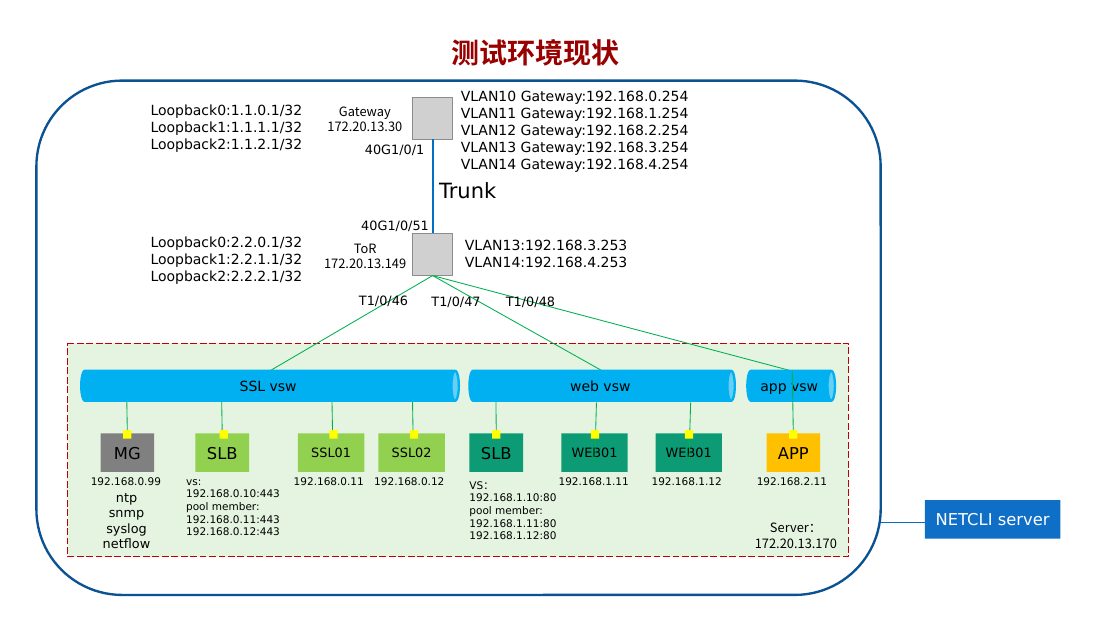
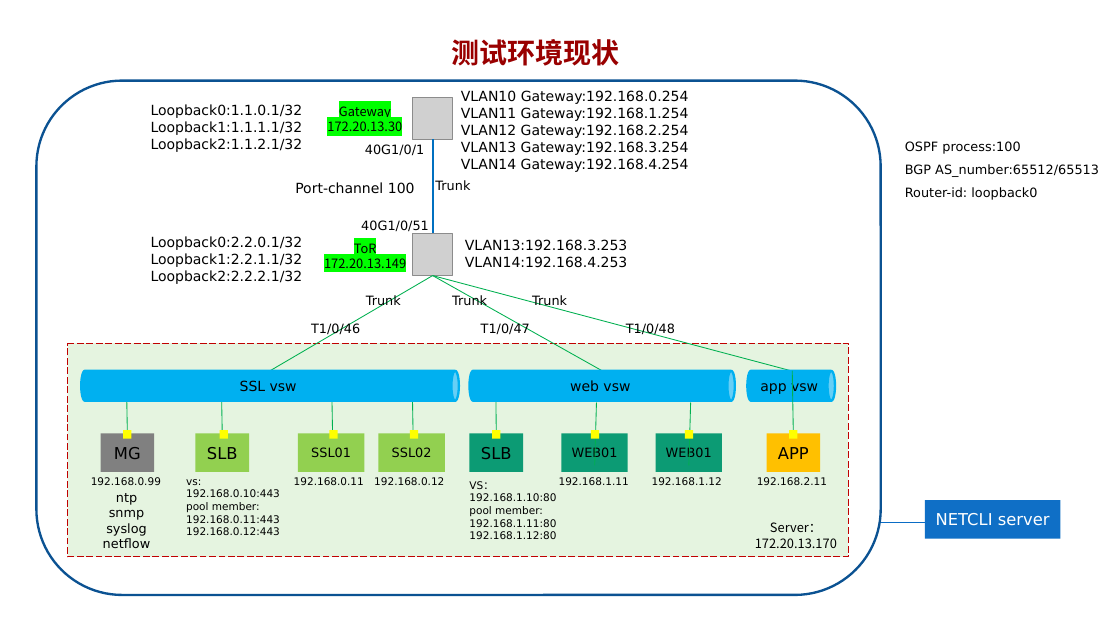
Before and after one commit to Matthewyin/NETCLI, a slide deck: slide 2 of testEnv/NETCLI.pptx. Drawn at 1120x630 pixels with LibreOffice and Linux fonts; fonts in the diff are those of the drawing; grey boxes stand for pictures. Boxes give left, top, right and bottom in pixels: in the first picture for what was removed or moved away, otherwise in the second. Text is boxed around its words. In the diff, an @@ line names an element or a change of style, - is before the commit and + after.

```diff
--- a/testEnv/NETCLI.pptx
+++ b/testEnv/NETCLI.pptx
@@ text "Gateway" at bbox=[327, 106, 402, 131]: highlight none to #00FF00 @@
@@ text added at bbox=[905, 141, 1099, 200], 11 pt, text #000000 @@
+OSPF process:100
+BGP AS_number:65512/65513
+Router-id: loopback0
@@ text "Trunk" at bbox=[435, 180, 470, 190]: size 18 to 11 pt @@
@@ text added at bbox=[295, 182, 415, 194], 12 pt, text #000000 @@
+Port-channel 100
@@ text "ToR" at bbox=[324, 239, 406, 273]: highlight none to #00FF00 @@
@@ text added at bbox=[366, 295, 401, 309], 11 pt, text #000000 @@
+Trunk
@@ text added at bbox=[452, 295, 487, 307], 11 pt, text #000000 @@
+Trunk
@@ text added at bbox=[532, 295, 567, 309], 11 pt, text #000000 @@
+Trunk
@@ text "T1/0/46": place and size @@
-text "T1/0/46" at bbox=[359, 295, 408, 309]
+text "T1/0/46" at bbox=[311, 323, 360, 337]
@@ text "T1/0/47": place and size @@
-text "T1/0/47" at bbox=[431, 296, 480, 307]
+text "T1/0/47" at bbox=[481, 323, 530, 335]
@@ text "T1/0/48": place and size @@
-text "T1/0/48" at bbox=[506, 296, 555, 309]
+text "T1/0/48" at bbox=[626, 323, 675, 337]
```
Also in this commit, not shown: 1 other file.
